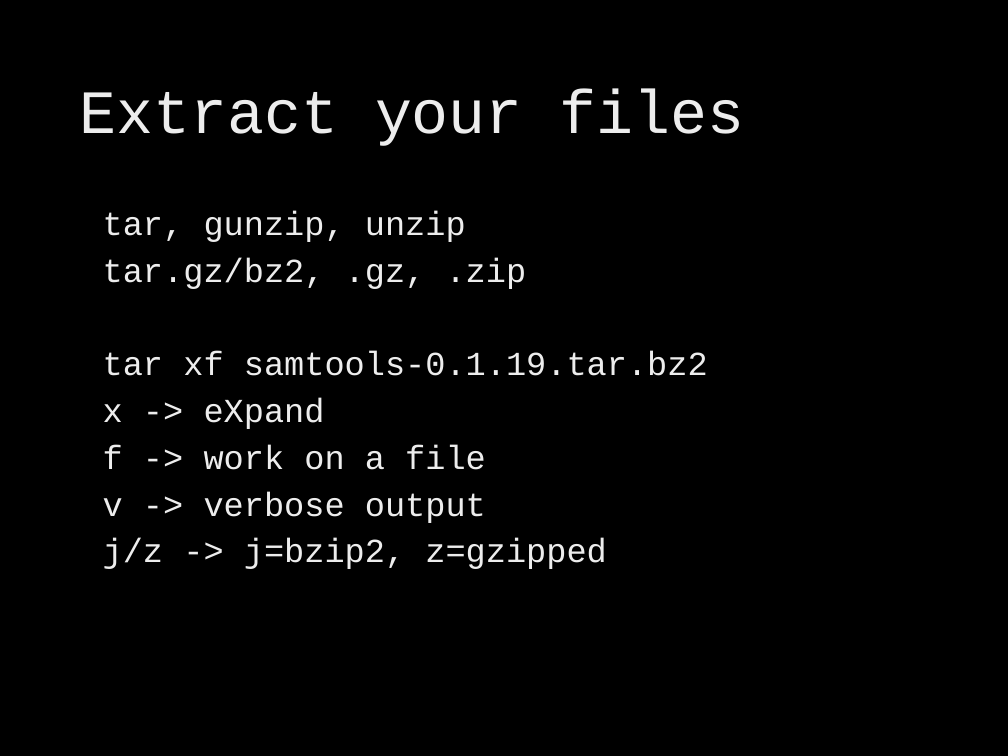
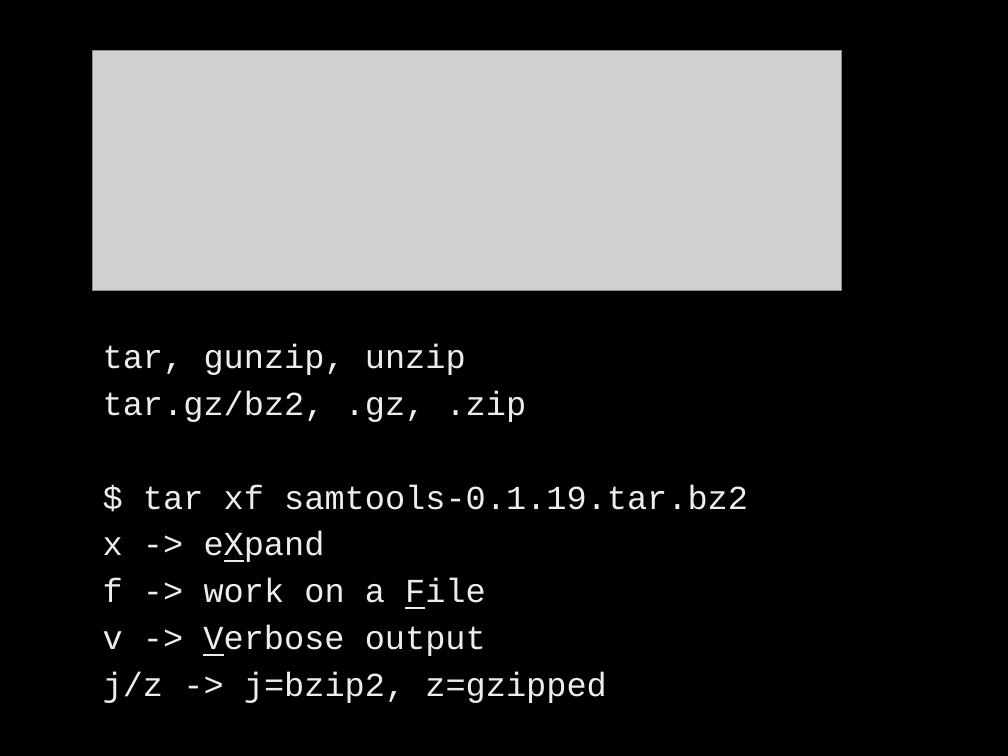
Before and after one commit to brevans/MPS_Workshop, a slide deck: slide 13 of presentations/intro pipelines.pptx (slide 12 before the commit). Drawn at 1008x756 pixels with LibreOffice and Linux fonts; fonts in the diff are those of the drawing; grey boxes stand for pictures; background and template pictures are left out. Boxes give left, top, right and bottom in pixels: in the first picture for what was removed or moved away, otherwise in the second. Text is boxed around its words. In the diff, an @@ line names an element or a change of style, - is before the commit and + after.

```diff
--- a/presentations/intro pipelines.pptx
+++ b/presentations/intro pipelines.pptx
@@ picture added at (93,50,842,291) @@
@@ title removed at (79,89,745,146) @@
-Extract your files
@@ text "tar, gunzip, unzip": place and size @@
-text "tar, gunzip, unzip" at (103,210,708,569)
+text "tar, gunzip, unzip" at (103,344,748,703)
@@ text at (143,484,748,510): text changed @@
-tar xf samtools-0.1.19.tar.bz2
+$ tar xf samtools-0.1.19.tar.bz2
@@ text at (103,531,325,562): underline on in "eXpand" @@
@@ text at (103,578,486,656): text changed @@
-f -> work on a file
-v -> verbose output
+f -> work on a File
+v -> Verbose output
```
Also in this commit, not shown: 9 other slides changed, 5 slides added, 3 slides removed.
